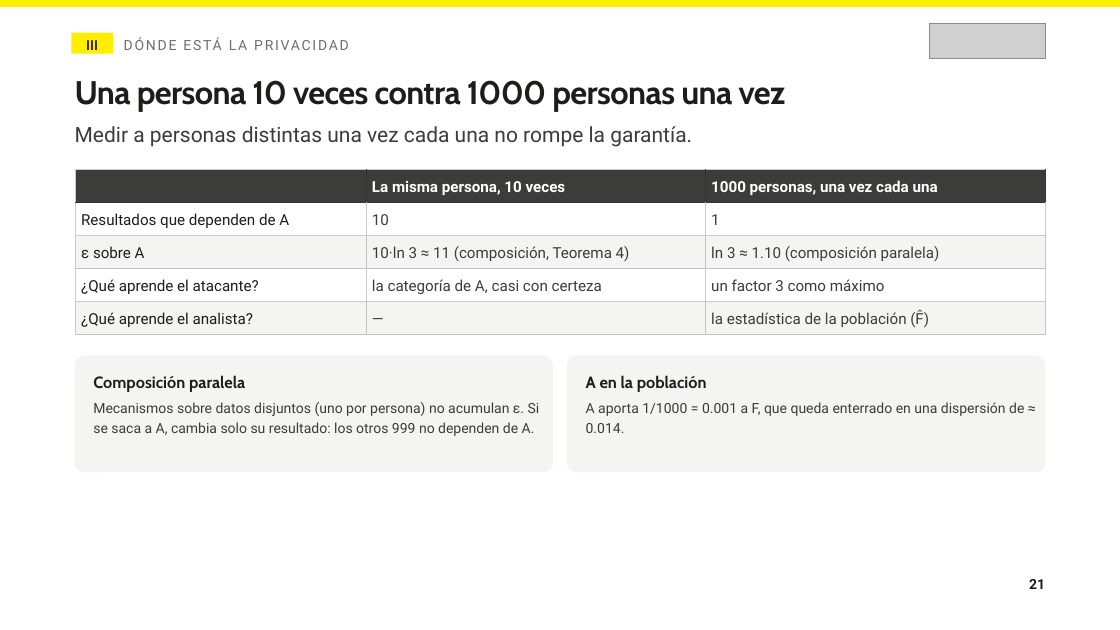
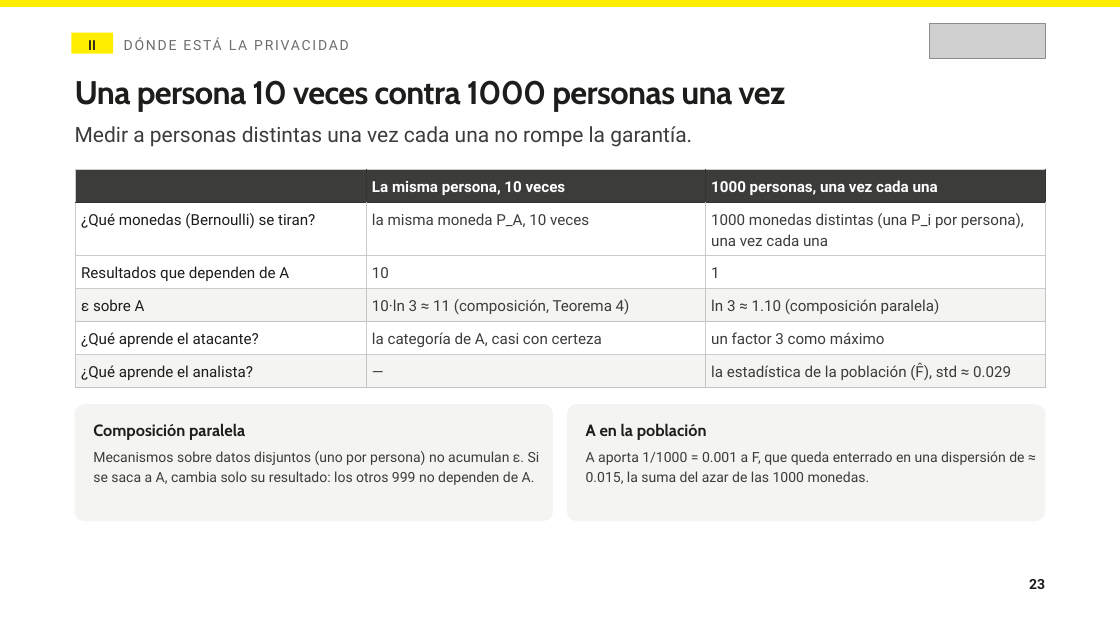
Before and after one commit to tomasSiSa18/TesisPregrado, a slide deck: slide 22 of PresentacionSemana10/Avances semana 10.pptx (slide 21 before the commit). Drawn at 1120x630 pixels with LibreOffice and Linux fonts; fonts in the diff are those of the drawing; grey boxes stand for pictures. Boxes give left, top, right and bottom in pixels: in the first picture for what was removed or moved away, otherwise in the second. Text is boxed around its words. In the diff, an @@ line names an element or a change of style, - is before the commit and + after.

```diff
--- a/PresentacionSemana10/Avances semana 10.pptx
+++ b/PresentacionSemana10/Avances semana 10.pptx
@@ text at [88, 40, 96, 54]: text changed @@
-III
+II
@@ table at [76, 170, 1045, 386] @@
+row 2: ¿Qué monedas (Bernoulli) se tiran? | la misma moneda P_A, 10 veces | 1000 monedas distintas (una P_i por persona), una vez cada una
-row 6, column 3: la estadística de la población (F̂)
+row 6, column 3: la estadística de la población (F̂), std ≈ 0.029
@@ 3 texts, 2 rounded rectangles: place and size @@
-3 texts, 2 rounded rectangles at [75, 355, 1045, 472]
+3 texts, 2 rounded rectangles at [75, 404, 1045, 521]
@@ text at [586, 451, 1024, 484]: text changed @@
-A aporta 1/1000 = 0.001 a F, que queda enterrado en una dispersión de ≈ 0.014.
+A aporta 1/1000 = 0.001 a F, que queda enterrado en una dispersión de ≈ 0.015, la suma del azar de las 1000 monedas.
@@ text at [1029, 579, 1045, 589]: text changed @@
-21
+23
```
Also in this commit, not shown: 36 other slides changed, 6 slides added, 2 slides removed, 1 other file.
